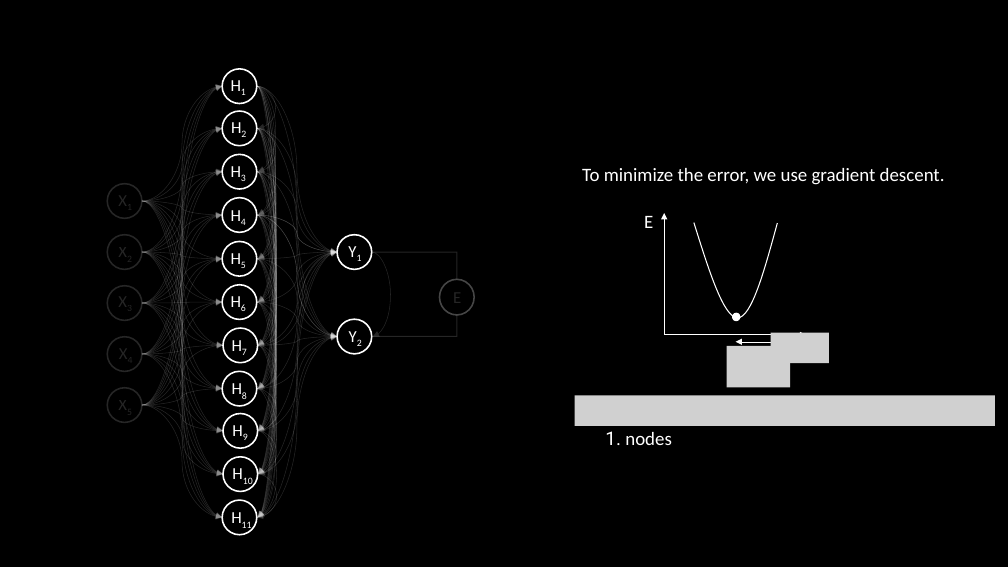
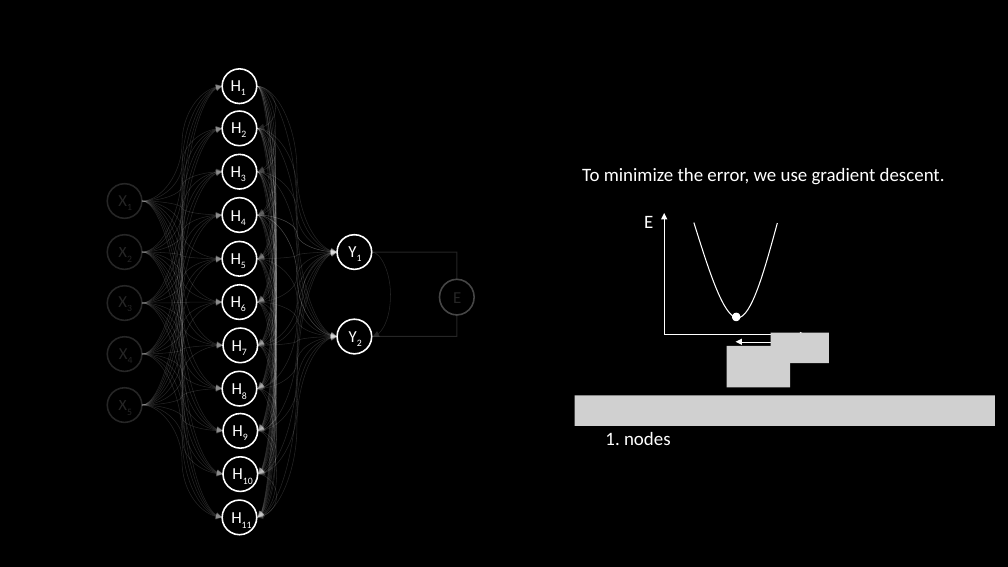
Before and after one commit to minseok127/paper_reviews, a slide deck: slide 14 of deep_learning/backpropagation through time.pptx. Drawn at 1008x567 pixels with LibreOffice and Linux fonts; fonts in the diff are those of the drawing; grey boxes stand for pictures. Boxes give left, top, right and bottom in pixels: in the first picture for what was removed or moved away, otherwise in the second. Text is boxed around its words. In the diff, an @@ line names an element or a change of style, - is before the commit and + after.

```diff
--- a/deep_learning/backpropagation through time.pptx
+++ b/deep_learning/backpropagation through time.pptx
@@ text "1. nodes" at (605,432,671,445): font Roboto to Calibri in "1." @@
```
Also in this commit, not shown: 16 other slides changed, 1 other file.
